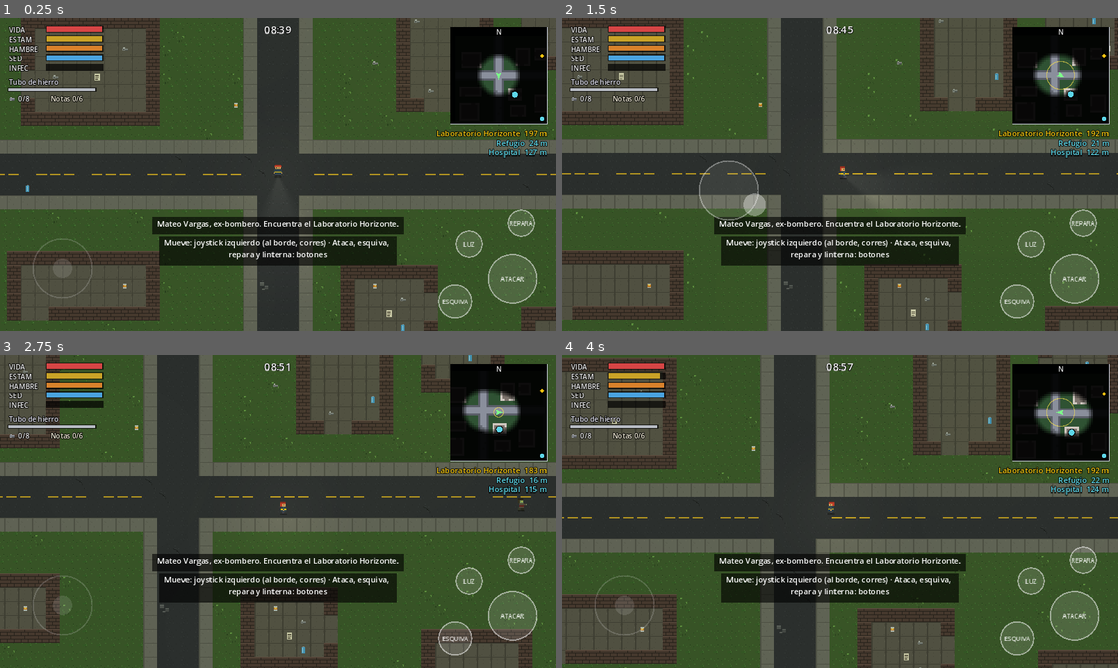
Above: before the commit, frames 1-4 (two rows, left to right).
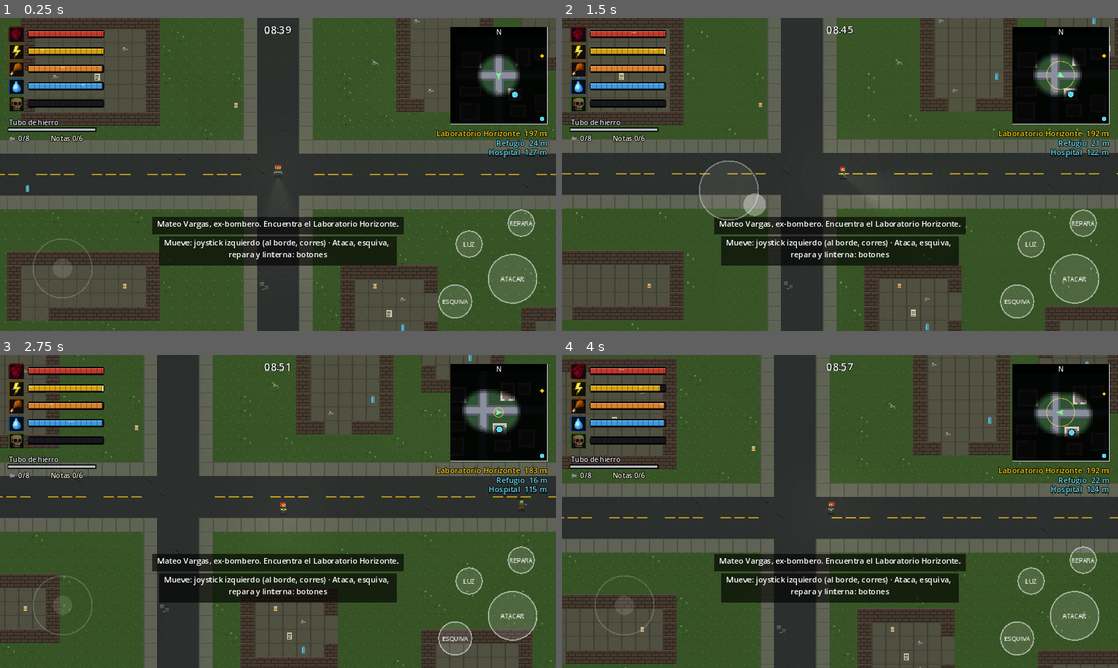
Above: after the commit, the same moments.

Repository: Olivera-H/Proyect-Ashen-Horizon
Game: Godot game, scene res://scenes/main.tscn
Two runs of this game, one before a commit and one after it. Both use one fixed random seed, a clock stepped at 60 frames per second and the inputs below.
Inputs (mouse positions are in pixels of both pictures, inside the frame that each line leads up to):
- Up to frame 1 (0.25 s): no input
- Up to frame 2 (1.5 s): tap Enter at 0.5 s; move the mouse to (962, 158) at 0.52 s; hold D (move_right) 0.53-1.25 s; tap J (attack) at 0.6 s; click (962, 158) at 0.67 s; drag from (728, 190) to (812, 237) at 1.27 s
- Up to frame 3 (2.75 s): move the mouse to (333, 442) at 2.02 s; hold D (move_right) from 2.03 s (still down); tap F (flashlight) at 2.1 s; click (333, 442) at 2.17 s
- Up to frame 4 (4 s): release D (move_right) at 2.75 s; drag from (812, 574) to (673, 464) at 2.77 s; move the mouse to (1006, 558) at 3.52 s; hold A (move_left) from 3.53 s (still down); hold Shift (run) from 3.53 s (still down); click (1006, 558) at 3.67 s

The runs differ from the first frame. In frame 1, 3.6% of the frame differs, in the area x 1-19%, y 2-40%; in frame 2, 3.7%; in frame 3, 3.6%; in frame 4, 3.7%.

Commit message:
HUD: iconos en lugar de texto y barras pixel art animadas
Nuevo StatBars con iconos del usuario (vida, estamina, hambre, sed,
infeccion): marco con esquinas cortadas, relleno segmentado con brillo,
estela de dano/ganancia, destellos, temblor con golpes, corazon que late,
alertas con poca vida y rayas animadas en la infeccion.

Co-Authored-By: Claude Sonnet 5.5 <noreply@anthropic.com>
Claude-Session: https://claude.ai/code/session_018e9HQvGpt2uDupCny6V55j

Diff:
--- a/scripts/hud.gd
+++ b/scripts/hud.gd
@@ -10,6 +10,7 @@
 var world: World
 var goals: Array = []
 var minimap: Minimap
+var bars: StatBars
 var clock := 0.0
 var raining := false
 var warning := ""         # aviso de peligro ambiental (aire toxico, lluvia acida)
@@ -34,6 +35,10 @@
 	goals = g
 	_font = ThemeDB.fallback_font
 	_scrap_icon = PixelArt.make_icon("scrap")
+	bars = StatBars.new()
+	bars.position = Vector2(10, 10)
+	add_child(bars)
+	bars.setup(p)
 	minimap = Minimap.new()
 	add_child(minimap)
 	minimap.setup(w, p, g)
@@ -67,7 +72,6 @@
 	if player == null or _font == null:
 		return
 	var vs := get_viewport_rect().size
-	_draw_bars()
 	_draw_gear()
 	_draw_clock(vs)
 	_draw_goals(vs)
@@ -76,31 +80,9 @@
 		_draw_end(vs)
 
 
-func _bar(pos: Vector2, label: String, value: float, max_value: float, col: Color) -> void:
-	var frac := clampf(value / max_value, 0.0, 1.0)
-	_txt(pos + Vector2(0, BAR_H + 1.0), label, 8, Color(0.9, 0.9, 0.9))
-	var bx := pos.x + 44.0
-	draw_rect(Rect2(bx - 1.0, pos.y - 1.0, BAR_W + 2.0, BAR_H + 2.0), Color(0, 0, 0, 0.7))
-	var c := col
-	if label != "INFEC" and frac < 0.25:
-		c = col.lerp(Color.WHITE, 0.5 + 0.5 * sin(_t * 8.0))
-	draw_rect(Rect2(bx, pos.y, BAR_W * frac, BAR_H), c)
-
-
-func _draw_bars() -> void:
-	var x := 10.0
-	var y := 10.0
-	_bar(Vector2(x, y), "VIDA", player.health, player.max_health, Color("d64545"))
-	var st := Color("c9a227") if not player.exhausted else Color("8a4a2a")
-	_bar(Vector2(x, y + 11.0), "ESTAM", player.stamina, player.max_stamina, st)
-	_bar(Vector2(x, y + 22.0), "HAMBRE", player.hunger, 100.0, Color("d9822b"))
-	_bar(Vector2(x, y + 33.0), "SED", player.thirst, 100.0, Color("4aa3df"))
-	_bar(Vector2(x, y + 44.0), "INFEC", player.infection, 100.0, Color("7bc043"))
-
-
 func _draw_gear() -> void:
 	var x := 10.0
-	var y := 70.0
+	var y := 116.0
 	_txt(Vector2(x, y + 7.0), player.weapon_name, 8, Color(0.85, 0.85, 0.9))
 	var frac := player.weapon_durability / Player.WEAPON_MAX
 	draw_rect(Rect2(x - 1.0, y + 10.0, 102.0, BAR_H - 1.0), Color(0, 0, 0, 0.7))
--- /dev/null
+++ b/scripts/stat_bars.gd
@@ -0,0 +1,218 @@
+class_name StatBars
+extends Control
+## Barras de estado en pixel art con icono: vida, estamina, hambre, sed e infeccion.
+## Todo se dibuja con rectangulos a coordenadas enteras para que se vea nitido.
+##
+## Animaciones:
+## - La barra se desliza hacia el valor nuevo y deja una estela clara (dano o ganancia).
+## - Destello blanco al mejorar, rojo al empeorar; el icono tiembla con los golpes.
+## - Brillo que recorre la barra y marcas en segmentos.
+## - Corazon que late (mas rapido con poca vida), iconos que rebotan con valores bajos.
+## - Infeccion: rayas que avanzan y calavera que tiembla cuando es grave.
+
+const ROW_H := 20
+const PLATE := 18
+const BAR_X := 22
+const BAR_W := 88
+const BAR_H := 9
+const SEG := 6
+const CHANGE_MIN := 0.015   # cambio por fotograma que cuenta como "evento" (golpe, curacion)
+
+const DEFS := [
+	{"key": "health", "col": Color("c0392b"), "hi": Color("f0705f"), "lo": Color("6e1a16"), "shake_on_bad": true},
+	{"key": "stamina", "col": Color("d4a017"), "hi": Color("f7d84a"), "lo": Color("7a5a0a"), "shake_on_bad": false},
+	{"key": "hunger", "col": Color("d9822b"), "hi": Color("f2ab62"), "lo": Color("85470f"), "shake_on_bad": true},
+	{"key": "thirst", "col": Color("3d9be0"), "hi": Color("86d3ff"), "lo": Color("1d5a96"), "shake_on_bad": true},
+	{"key": "infection", "col": Color("6fb83a"), "hi": Color("a8e467"), "lo": Color("386a1a"), "shake_on_bad": true, "inverse": true},
+]
+
+var player: Player
+
+var _icons := {}
+var _st := {}
+var _t := 0.0
+
+
+func setup(p: Player) -> void:
+	player = p
+	mouse_filter = Control.MOUSE_FILTER_IGNORE
+	size = Vector2(BAR_X + BAR_W + 4, ROW_H * DEFS.size())
+	for d in DEFS:
+		var key: String = d["key"]
+		var path := "res://assets/ui/icon_%s.png" % key
+		if ResourceLoader.exists(path):
+			_icons[key] = load(path)
+		var f := _frac(key)
+		_st[key] = {"prev": f, "shown": f, "trail": f, "wait": 0.0,
+			"flash": 0.0, "flash_bad": false, "shake": 0.0}
+
+
+func _frac(key: String) -> float:
+	match key:
+		"health":
+			return clampf(player.health / player.max_health, 0.0, 1.0)
+		"stamina":
+			return clampf(player.stamina / player.max_stamina, 0.0, 1.0)
+		"hunger":
+			return clampf(player.hunger / 100.0, 0.0, 1.0)
+		"thirst":
+			return clampf(player.thirst / 100.0, 0.0, 1.0)
+		"infection":
+			return clampf(player.infection / 100.0, 0.0, 1.0)
+	return 0.0
+
+
+func _process(delta: float) -> void:
+	if player == null:
+		return
+	_t += delta
+	for d in DEFS:
+		var key: String = d["key"]
+		var s: Dictionary = _st[key]
+		var f := _frac(key)
+		var diff := f - float(s["prev"])
+		if absf(diff) >= CHANGE_MIN:
+			var inverse: bool = d.get("inverse", false)
+			var bad := (diff > 0.0) if inverse else (diff < 0.0)
+			s["flash"] = 0.4
+			s["flash_bad"] = bad
+			if bad and d["shake_on_bad"]:
+				s["shake"] = 0.4
+			if diff < 0.0:
+				s["wait"] = 0.5
+		s["prev"] = f
+		s["shown"] = lerpf(float(s["shown"]), f, minf(1.0, delta * 12.0))
+		if f >= float(s["trail"]):
+			s["trail"] = f
+		else:
+			s["wait"] = float(s["wait"]) - delta
+			if float(s["wait"]) <= 0.0:
+				s["trail"] = move_toward(float(s["trail"]), f, delta * 0.6)
+		s["flash"] = maxf(0.0, float(s["flash"]) - delta)
+		s["shake"] = maxf(0.0, float(s["shake"]) - delta)
+	queue_redraw()
+
+
+func _draw() -> void:
+	if player == null:
+		return
+	for i in DEFS.size():
+		_draw_row(i, DEFS[i])
+
+
+func _draw_row(i: int, d: Dictionary) -> void:
+	var key: String = d["key"]
+	var s: Dictionary = _st[key]
+	var col: Color = d["col"]
+	var hi: Color = d["hi"]
+	var lo: Color = d["lo"]
+	var inverse: bool = d.get("inverse", false)
+	var y := i * ROW_H
+	var f := _frac(key)
+	var low := f < 0.25 and not inverse
+	var critical := f > 0.7 and inverse
+	var blink := int(_t * 5.0) % 2 == 0
+
+	# --- icono con placa ---
+	var shake_x := 0
+	if float(s["shake"]) > 0.0 or f <= 0.001 and not inverse or critical:
+		shake_x = int(round(sin(_t * 70.0) * 1.3))
+	var bounce := 0
+	if (low or (inverse and f > 0.3)) and blink:
+		bounce = -1
+	var plate_col := Color(0.04, 0.04, 0.06, 0.8)
+	draw_rect(Rect2(0, y + 1, PLATE, PLATE - 2), plate_col)
+	draw_rect(Rect2(1, y, PLATE - 2, PLATE), plate_col)
+	var rim := lo.darkened(0.2)
+	if low and blink:
+		rim = Color("e04a3a")
+	draw_rect(Rect2(1, y, PLATE - 2, 1), rim)
+	draw_rect(Rect2(1, y + PLATE - 1, PLATE - 2, 1), rim)
+	draw_rect(Rect2(0, y + 1, 1, PLATE - 2), rim)
+	draw_rect(Rect2(PLATE - 1, y + 1, 1, PLATE - 2), rim)
+
+	var tint := Color.WHITE
+	if float(s["flash"]) > 0.0:
+		tint = Color(1.0, 0.45, 0.45) if s["flash_bad"] else Color(1.6, 1.6, 1.6)
+	if inverse and f <= 0.001:
+		tint = Color(1, 1, 1, 0.45)   # sin infeccion: calavera apagada
+	var tex: Texture2D = _icons.get(key)
+	if tex != null:
+		var ip := Vector2(1 + shake_x, y + 1 + bounce)
+		var isz := Vector2(16, 16)
+		if key == "health":
+			var period := lerpf(0.45, 1.3, f)
+			var phase := fposmod(_t, period) / period
+			if phase < 0.14:   # latido
+				ip += Vector2(-1, -1)
+				isz = Vector2(18, 18)
+		draw_texture_rect(tex, Rect2(ip, isz), false, tint)
+
+	# --- barra ---
+	var bx := BAR_X
+	var by := y + int((PLATE - BAR_H) / 2.0)
+	var outline := Color(0.02, 0.02, 0.03)
+	if low and blink:
+		outline = Color("e04a3a")
+	elif critical and blink:
+		outline = Color("b8ff6a")
+	draw_rect(Rect2(bx + 1, by, BAR_W - 2, 1), outline)
+	draw_rect(Rect2(bx + 1, by + BAR_H - 1, BAR_W - 2, 1), outline)
+	draw_rect(Rect2(bx, by + 1, 1, BAR_H - 2), outline)
+	draw_rect(Rect2(bx + BAR_W - 1, by + 1, 1, BAR_H - 2), outline)
+
+	var ix := bx + 1
+	var iy := by + 1
+	var iw := BAR_W - 2
+	var ih := BAR_H - 2
+	draw_rect(Rect2(ix, iy, iw, ih), Color(0.09, 0.09, 0.12))
+	draw_rect(Rect2(ix, iy + ih - 1, iw, 1), Color(0.05, 0.05, 0.07))
+
+	# estela (dano o ganancia)
+	var tw := int(floor(float(iw) * float(s["trail"])))
+	if tw > 0:
+		draw_rect(Rect2(ix, iy, tw, ih), hi.lerp(Color.WHITE, 0.55))
+
+	# relleno
+	var fw := int(floor(float(iw) * float(s["shown"])))
+	var fill := col
+	var fill_hi := hi
+	var fill_lo := lo
+	if key == "stamina" and player.exhausted:
+		fill = col.darkened(0.45)
+		fill_hi = hi.darkened(0.45)
+		fill_lo = lo.darkened(0.45)
+		if blink:
+			fill = fill.lerp(Color("c0392b"), 0.5)
+	if fw > 0:
+		draw_rect(Rect2(ix, iy, fw, ih), fill)
+		draw_rect(Rect2(ix, iy, fw, 1), fill_hi)
+		draw_rect(Rect2(ix, iy + ih - 1, fw, 1), fill_lo)
+		if inverse:   # rayas que avanzan: la infeccion "se arrastra"
+			var off := int(_t * 14.0) % 8
+			var k := -8
+			while k < fw:
+				var x0 := maxi(ix + k + off, ix)
+				var x1 := mini(ix + k + off + 2, ix + fw)
+				if x1 > x0:
+					draw_rect(Rect2(x0, iy + 1, x1 - x0, ih - 2), Color(0, 0, 0, 0.28))
+				k += 8
+		# brillo que recorre la barra
+		var sx := int(fposmod(_t * 45.0 + float(i) * 23.0, float(iw + 40))) - 20
+		var gx0 := maxi(ix + sx, ix)
+		var gx1 := mini(ix + sx + 5, ix + fw)
+		if gx1 > gx0:
+			draw_rect(Rect2(gx0, iy + 1, gx1 - gx0, 2), Color(1, 1, 1, 0.3))
+		# destello al cambiar
+		var fl := float(s["flash"])
+		if fl > 0.0:
+			var fc := Color(1.0, 0.25, 0.2, fl * 1.2) if s["flash_bad"] else Color(1, 1, 1, fl * 1.5)
+			draw_rect(Rect2(ix, iy, fw, ih), fc)
+
+	# marcas de segmento
+	var k2 := SEG
+	while k2 < iw:
+		draw_rect(Rect2(ix + k2, iy, 1, ih), Color(0, 0, 0, 0.3))
+		k2 += SEG
+	# esquinas de brillo del marco
+	draw_rect(Rect2(ix, iy, 1, 1), Color(1, 1, 1, 0.25))
Binary file added: assets/ui/icon_health.png
Not shown, added: assets/ui/icon_health.png.import
Binary file added: assets/ui/icon_hunger.png
Not shown, added: assets/ui/icon_hunger.png.import
Binary file added: assets/ui/icon_infection.png
Not shown, added: assets/ui/icon_infection.png.import
Binary file added: assets/ui/icon_stamina.png
Not shown, added: assets/ui/icon_stamina.png.import
Binary file added: assets/ui/icon_thirst.png
Not shown, added: assets/ui/icon_thirst.png.import
Binary file added: assets/ui/originales/health.png
Not shown, added: assets/ui/originales/health.png.import
(and 9 more such lines)
